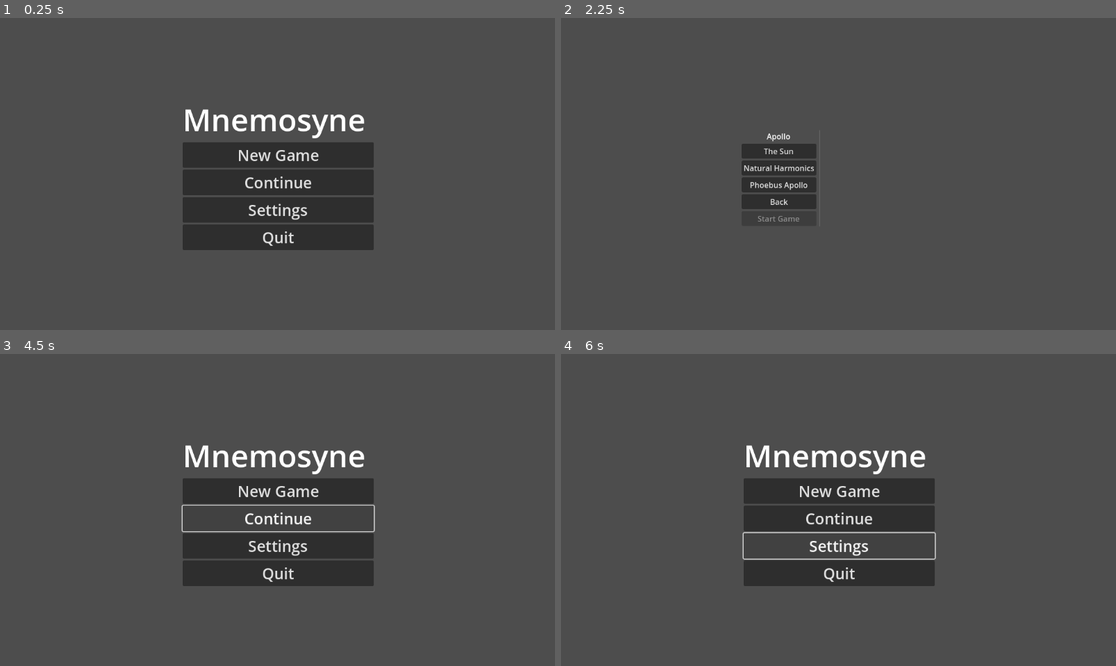
Above: before the commit, frames 1-4 (two rows, left to right).
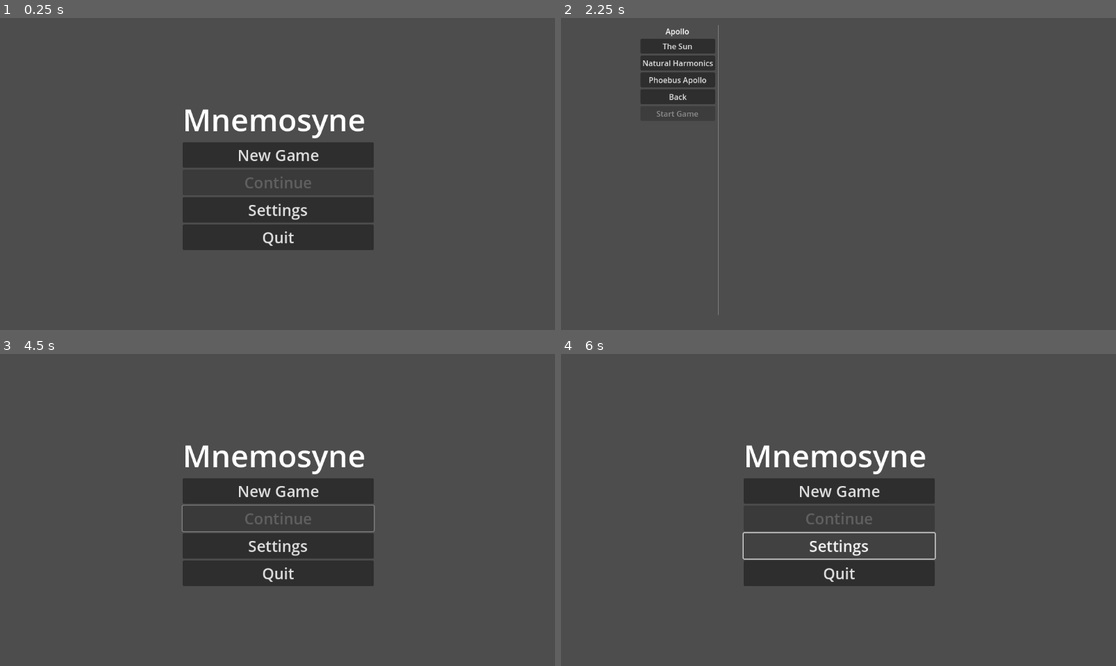
Above: after the commit, the same moments.

Repository: leslieharding/Mnemosyne
Game: Godot game, scene res://Scenes/MainMenu.tscn
The game is run twice, just before and just after one commit, with the same random seed, the same clock (stepped at 60 frames per second) and the same inputs.
Inputs (mouse positions are in pixels of both pictures, inside the frame that each line leads up to):
- Up to frame 1 (0.25 s): no input
- Up to frame 2 (2.25 s): click "New Game" at 0.5 s; click "New Game" at 1.25 s; click "Apollo" at 2 s
- Up to frame 3 (4.5 s): click "Back" at 2.75 s; click "Back" at 3.5 s; click (277, 519) at 4.25 s, where only the run before the commit has a clickable "Continue"
- Up to frame 4 (6 s): click (838, 519) at 5 s, where only the run before the commit has a clickable "Continue"; click "Settings" at 5.75 s

The runs differ from the first frame. In frame 1, 0.2% of the frame differs, in the area x 44-57%, y 50-55%; in frame 2, 5.1%, in the area x 14-46%, y 2-96%; in frame 3, 0.5%; in frame 4, 0.2%.

Commit message:
new game and continue logic

Diff:
--- a/Scenes/Apollo.tscn
+++ b/Scenes/Apollo.tscn
@@ -6,10 +6,10 @@
 script = ExtResource("1_80u87")
 
 [node name="MainContainer" type="HBoxContainer" parent="."]
-offset_left = 375.0
-offset_top = 234.0
-offset_right = 720.0
-offset_bottom = 432.0
+offset_left = 165.0
+offset_top = 16.0
+offset_right = 1013.0
+offset_bottom = 616.0
 
 [node name="LeftPanel" type="VBoxContainer" parent="MainContainer"]
 layout_mode = 2
@@ -65,7 +65,7 @@
 text = "Cards in Deck"
 
 [node name="ScrollContainer" type="ScrollContainer" parent="MainContainer/RightPanel"]
-custom_minimum_size = Vector2(400, 250)
+custom_minimum_size = Vector2(400, 500)
 layout_mode = 2
 
 [node name="CardContainer" type="VBoxContainer" parent="MainContainer/RightPanel/ScrollContainer"]
--- a/Scripts/global_progress_tracker.gd
+++ b/Scripts/global_progress_tracker.gd
@@ -8,6 +8,18 @@
 
 func _ready():
 	load_progress()
+
+# Check if there's any progress data saved
+func has_any_progress() -> bool:
+	for god_name in progress_data:
+		var god_progress = progress_data[god_name]
+		for card_index in god_progress:
+			var card_exp = god_progress[card_index]
+			if card_exp["capture_exp"] > 0 or card_exp["defense_exp"] > 0:
+				return true
+	return false
+
+
 
 # Add experience from a completed run
 func add_run_experience(god_name: String, run_experience: Dictionary):
--- a/Scripts/main_menu.gd
+++ b/Scripts/main_menu.gd
@@ -1,17 +1,120 @@
 extends Control
 
+# UI References
+@onready var menu_container = $MenuContainer
+@onready var new_game_button = $MenuContainer/NewGameButton
+@onready var continue_button = $MenuContainer/ContinueButton
+@onready var settings_button = $MenuContainer/SettingsButton
+@onready var quit_button = $MenuContainer/QuitButton
+
+# Confirmation dialog for new game
+var confirmation_dialog: ConfirmationDialog
+
 func _ready():
-	pass
+	setup_menu_based_on_save_data()
+	setup_confirmation_dialog()
 
+func setup_menu_based_on_save_data():
+	# Check if there's any existing progress
+	var has_progress = false
+	if has_node("/root/GlobalProgressTrackerAutoload"):
+		var global_tracker = get_node("/root/GlobalProgressTrackerAutoload")
+		has_progress = global_tracker.has_any_progress()
+
+	if has_progress:
+		# Returning player - Continue on top, New Game below with warning
+		setup_returning_player_menu()
+	else:
+		# First-time player - New Game on top, Continue disabled
+		setup_first_time_player_menu()
+
+func setup_first_time_player_menu():
+	print("Setting up menu for first-time player")
+
+	# Move New Game button to top position (index 1, after the title)
+	menu_container.move_child(new_game_button, 1)
+
+	# Move Continue button to second position
+	menu_container.move_child(continue_button, 2)
+
+	# Disable continue button and make it gray
+	continue_button.disabled = true
+	continue_button.modulate = Color(0.6, 0.6, 0.6)  # Gray it out
+
+	# Connect New Game button normally (no confirmation needed)
+	if not new_game_button.pressed.is_connected(_on_new_game_button_pressed_direct):
+		new_game_button.pressed.connect(_on_new_game_button_pressed_direct)
+
+func setup_returning_player_menu():
+	print("Setting up menu for returning player")
+
+	# Move Continue button to top position (index 1, after the title)
+	menu_container.move_child(continue_button, 1)
+
+	# Move New Game button to second position
+	menu_container.move_child(new_game_button, 2)
+
+	# Enable continue button and restore normal appearance
+	continue_button.disabled = false
+	continue_button.modulate = Color.WHITE
+
+	# Connect Continue button
+	if not continue_button.pressed.is_connected(_on_continue_button_pressed):
+		continue_button.pressed.connect(_on_continue_button_pressed)
+
+	# Connect New Game button with confirmation (override existing connection)
+	if new_game_button.pressed.is_connected(_on_new_game_button_pressed_direct):
+		new_game_button.pressed.disconnect(_on_new_game_button_pressed_direct)
+	if not new_game_button.pressed.is_connected(_on_new_game_button_pressed_with_confirmation):
+		new_game_button.pressed.connect(_on_new_game_button_pressed_with_confirmation)
+
+func setup_confirmation_dialog():
+	# Create confirmation dialog
+	confirmation_dialog = ConfirmationDialog.new()
+	confirmation_dialog.dialog_text = "Starting a new game will erase all your current progress.\n\nAre you sure you want to continue?"
+	confirmation_dialog.title = "Confirm New Game"
+	confirmation_dialog.ok_button_text = "Erase Progress"
+	confirmation_dialog.cancel_button_text = "Cancel"
+
+	# Add to scene
+	add_child(confirmation_dialog)
+
+	# Connect signals
+	confirmation_dialog.confirmed.connect(_on_new_game_confirmed)
+
+# Direct new game for first-time players
+func _on_new_game_button_pressed_direct():
+	TransitionManagerAutoload.change_scene_to("res://Scenes/GameModeSelect.tscn")
+
+# New game with confirmation for returning players
+func _on_new_game_button_pressed_with_confirmation():
+	confirmation_dialog.popup_centered()
+
+# Continue game for returning players
+func _on_continue_button_pressed():
+	TransitionManagerAutoload.change_scene_to("res://Scenes/GameModeSelect.tscn")
+
+# Confirmed new game - erase progress and start fresh
+func _on_new_game_confirmed():
+	print("Player confirmed new game - erasing all progress")
+
+	# Clear all progress data
+	if has_node("/root/GlobalProgressTrackerAutoload"):
+		var global_tracker = get_node("/root/GlobalProgressTrackerAutoload")
+		global_tracker.clear_all_progress()
+		print("All progress data cleared")
+
+	# Also clear any current run data
+	if has_node("/root/RunExperienceTrackerAutoload"):
+		var run_tracker = get_node("/root/RunExperienceTrackerAutoload")
+		run_tracker.clear_run()
+		print("Current run data cleared")
+
+	# Start fresh game
+	TransitionManagerAutoload.change_scene_to("res://Scenes/GameModeSelect.tscn")
 
 func _on_quit_button_pressed() -> void:
 	get_tree().quit()
 
-
 func _on_settings_button_pressed() -> void:
 	TransitionManagerAutoload.change_scene_to("res://Scenes/SettingsMenu.tscn")
-
-
-
-func _on_new_game_button_pressed() -> void:
-	TransitionManagerAutoload.change_scene_to("res://Scenes/GameModeSelect.tscn")
